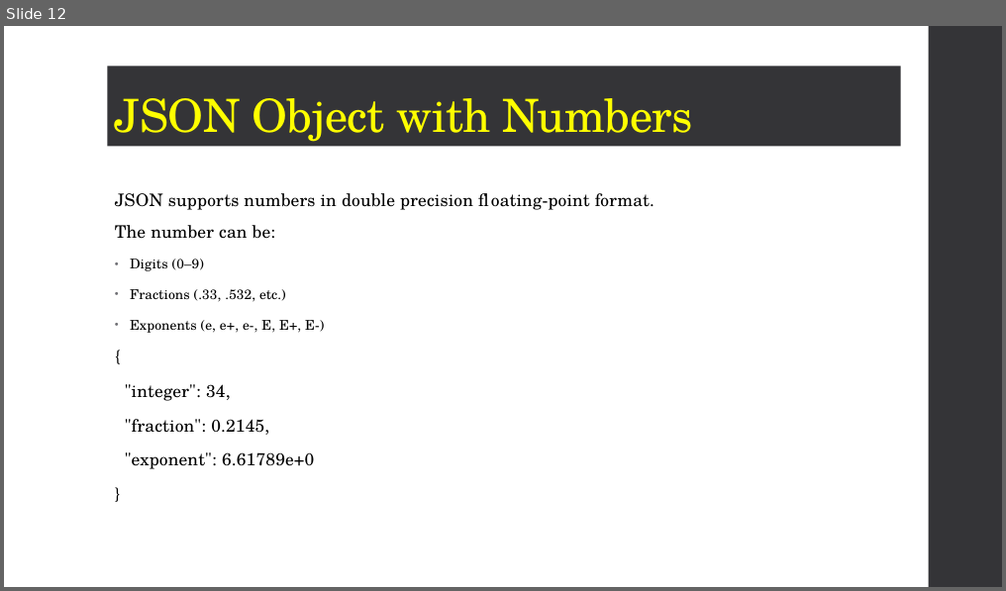
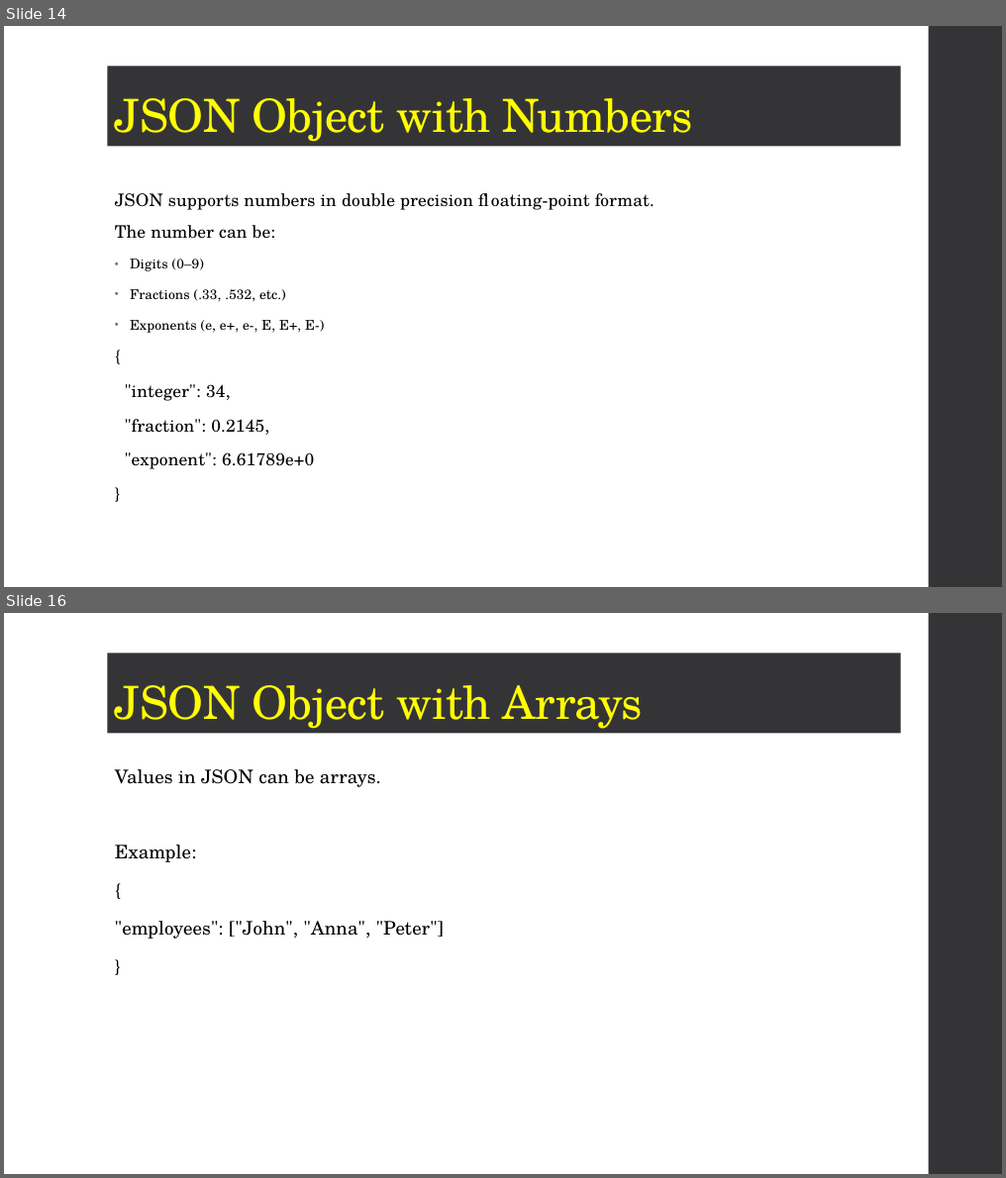
Before and after one commit to tubahoorain/notes, a slide deck: JSON.pptx. Shown one above the other, each under a label of ours: slide 12 before the commit, slides 14 and 16 after it; the slides between them are not shown. The pictures are 1006x591 and 1006x1178 pixels, drawn with LibreOffice and Linux fonts; fonts in the diff are those of the drawing. Boxes give left, top, right and bottom in pixels: in the first picture for what was removed or moved away, otherwise in the second. Text is boxed around its words. In the diff, an @@ line names an element or a change of style, - is before the commit and + after.

```diff
--- a/JSON.pptx
+++ b/JSON.pptx
@@ slide 16 added at [4,613,1002,1174], background #FFFFFF; not listed: 1 template element that a slide beside it also shows @@
@@ title added at [107,653,901,733], fill #353537, 44 pt, text #FFFF00 @@
+JSON Object with Arrays
@@ text added at [115,769,444,939], 18 pt, text #000000 @@
+Values in JSON can be arrays.
+Example:
+{
+"employees": ["John", "Anna", "Peter"]
+}
@@ what was slide 12 is now slide 14 @@
```
Also in this commit, not shown: 1 slide changed, 6 other slides added.
